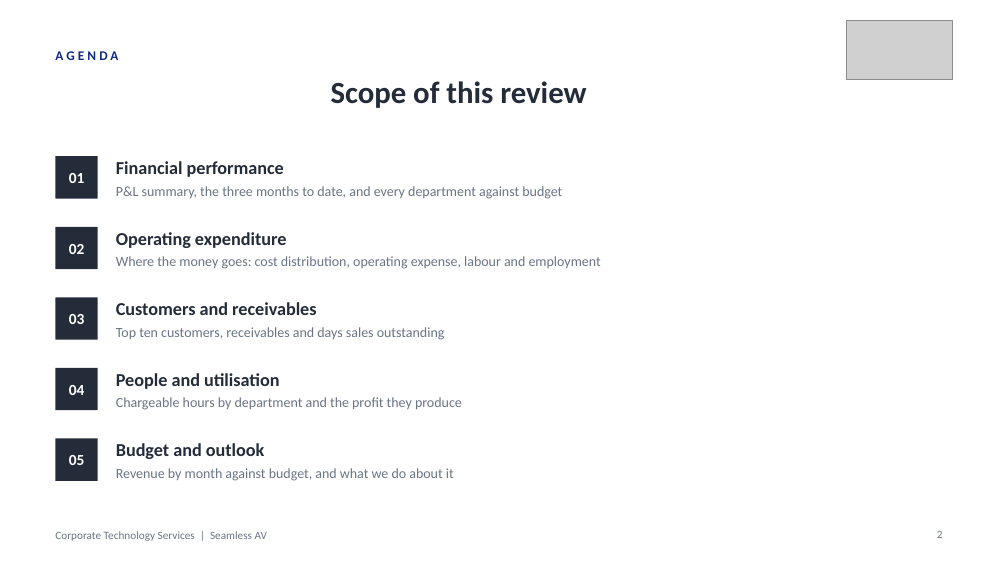
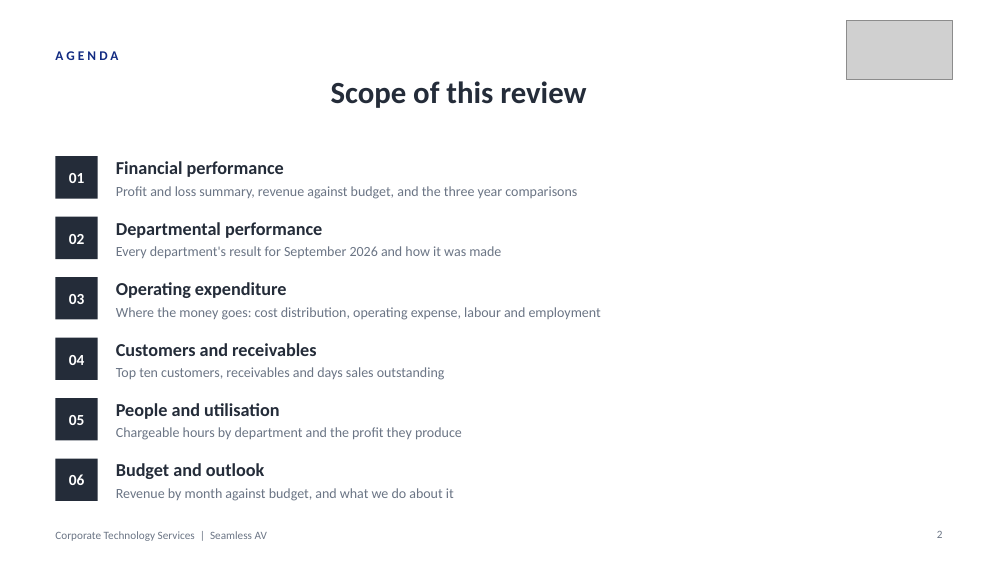
Before and after one commit to WesleyNelson-O33/Claude, a slide deck: slide 2 of deck/CTS Monthly Business Review - 30092026.pptx. Drawn at 1008x567 pixels with LibreOffice and Linux fonts; fonts in the diff are those of the drawing; grey boxes stand for pictures. Boxes give left, top, right and bottom in pixels: in the first picture for what was removed or moved away, otherwise in the second. Text is boxed around its words. In the diff, an @@ line names an element or a change of style, - is before the commit and + after.

```diff
--- a/deck/CTS Monthly Business Review - 30092026.pptx
+++ b/deck/CTS Monthly Business Review - 30092026.pptx
@@ text at box(116, 186, 577, 199): text changed @@
-P&L summary, the three months to date, and every department against budget
+Profit and loss summary, revenue against budget, and the three year comparisons
@@ text "02": place and size @@
-text "02" at box(69, 244, 85, 254)
+text "02" at box(69, 234, 85, 244)
@@ rectangle: place and size @@
-rectangle at box(55, 227, 98, 269)
+rectangle at box(55, 217, 98, 259)
@@ text added at box(116, 222, 322, 238), 13 pt, text #242C39, bold @@
+Departmental performance
@@ text added at box(116, 246, 501, 258), 10 pt, text #6B7585 @@
+Every department's result for September 2026 and how it was made
@@ text "03": place and size @@
-text "03" at box(69, 314, 85, 324)
+text "03" at box(69, 294, 85, 304)
@@ rectangle: place and size @@
-rectangle at box(55, 297, 98, 340)
+rectangle at box(55, 277, 98, 320)
@@ text "Operating expenditure": place and size @@
-text "Operating expenditure" at box(116, 232, 286, 248)
+text "Operating expenditure" at box(116, 282, 286, 298)
@@ text "Where the money goes: cost ...": place and size @@
-text "Where the money goes: cost ..." at box(116, 256, 601, 269)
+text "Where the money goes: cost ..." at box(116, 307, 601, 320)
@@ text "04": place and size @@
-text "04" at box(69, 385, 85, 395)
+text "04" at box(69, 355, 85, 365)
@@ rectangle: place and size @@
-rectangle at box(55, 368, 98, 410)
+rectangle at box(55, 338, 98, 380)
@@ text "Customers and receivables": place and size @@
-text "Customers and receivables" at box(116, 302, 316, 315)
+text "Customers and receivables" at box(116, 343, 316, 356)
@@ text "Top ten customers, receivables and ...": place and size @@
-text "Top ten customers, receivables and ..." at box(116, 327, 445, 340)
+text "Top ten customers, receivables and ..." at box(116, 367, 445, 380)
@@ text "05": place and size @@
-text "05" at box(69, 455, 85, 465)
+text "05" at box(69, 415, 85, 425)
@@ rectangle added at box(55, 398, 98, 440), fill #242C39 @@
@@ text "People and utilisation": place and size @@
-text "People and utilisation" at box(116, 373, 279, 389)
+text "People and utilisation" at box(116, 403, 279, 419)
@@ text "Chargeable hours by department and ...": place and size @@
-text "Chargeable hours by department and ..." at box(116, 397, 462, 410)
+text "Chargeable hours by department and ..." at box(116, 427, 462, 440)
@@ 2 texts, 1 rectangle: place and size @@
-2 texts, 1 rectangle at box(55, 438, 454, 481)
+2 texts, 1 rectangle at box(55, 459, 454, 501)
@@ text added at box(69, 474, 85, 485), 11 pt, text #FFFFFF, bold @@
+06
```
Also in this commit, not shown: 13 other slides changed, 1 slide added, 1 other file.
